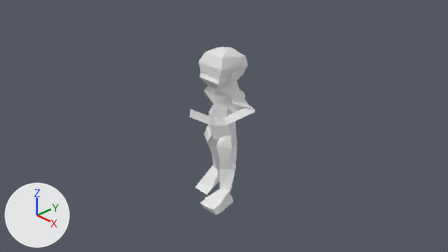
The Blender file Human2.blend as it was, and as the next commit left it.
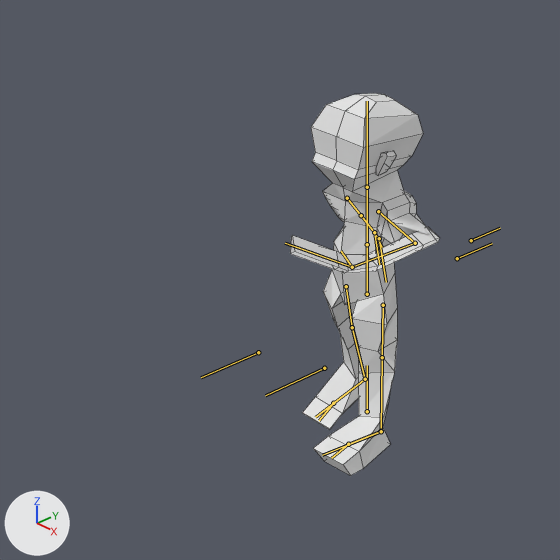
There are two pictures of each version: one from the file's camera 'Camera', one close up on the part from 14% to 69% of the width and 2% to 100% of the height. Arrows for +X, +Y and +Z are at lower left; the lights stay in place. Both versions are drawn at frame 6 of the action 'Run1'; the numbers are the values there. The bones that bend it are drawn over the model as lines in the close-ups. The close-ups show mesh edges as thin lines.
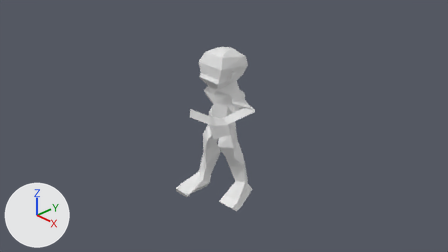
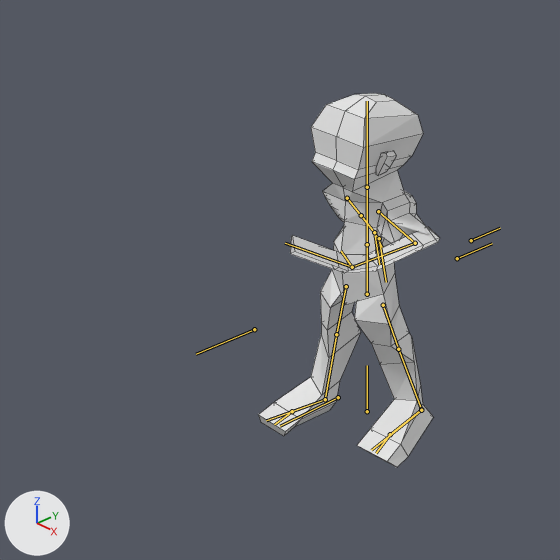
The edits, one by one:
Bone 'FootIK.L' (bone_footik_l) moves from (0.0, 0.27, 0.0) to (0.0, -0.2, -0.02).
Bone 'FootIK.L' (bone_footik_l) turns from (-13, 0, 0) to (29, 0, 0) degrees about its own x, y and z.
Bone 'KneeIK.R' (bone_kneeik_r) moves from (-0.39, 0.28, 0.19) to (-0.3, 0.36, -0.41).
Bone 'FootIK.R' (bone_footik_r) moves from (0.0, -0.2, -0.02) to (0.0, 0.27, 0.0).
Bone 'FootIK.R' (bone_footik_r) turns from (29, 0, 0) to (-13, 0, 0) degrees about its own x, y and z.

Location of each change, [x1, y1, x2, y2] in pixels of the close-ups (560 x 560 px):
'Cube', posed (21% wider): before [290, 93, 440, 476]; after [259, 93, 440, 467]
bone 'FootIK.L', root to tip: before (381, 431) to (322, 455); after (421, 410) to (371, 450)
bone 'KneeIK.R', root to tip: before (258, 352) to (201, 377); after (254, 329) to (196, 354)
bone 'FootIK.R', root to tip: before (365, 379) to (315, 417); after (325, 399) to (266, 420)
